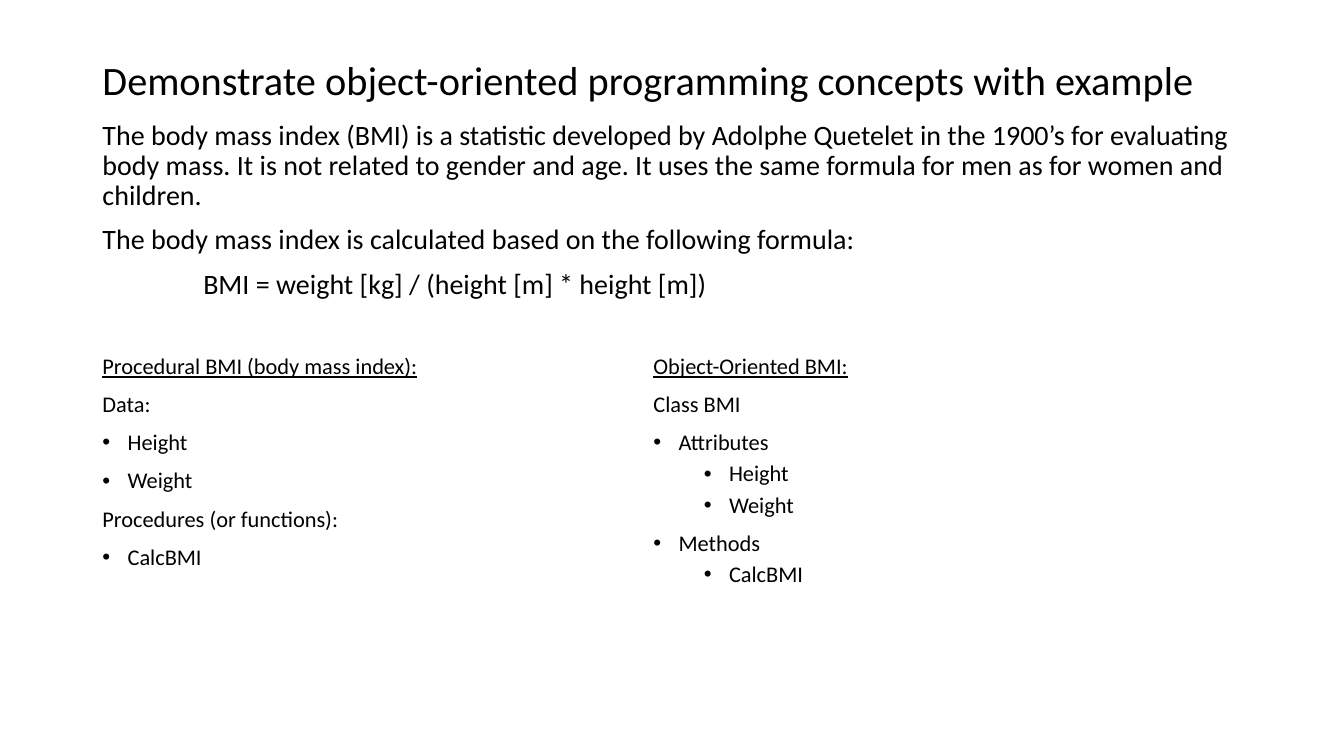
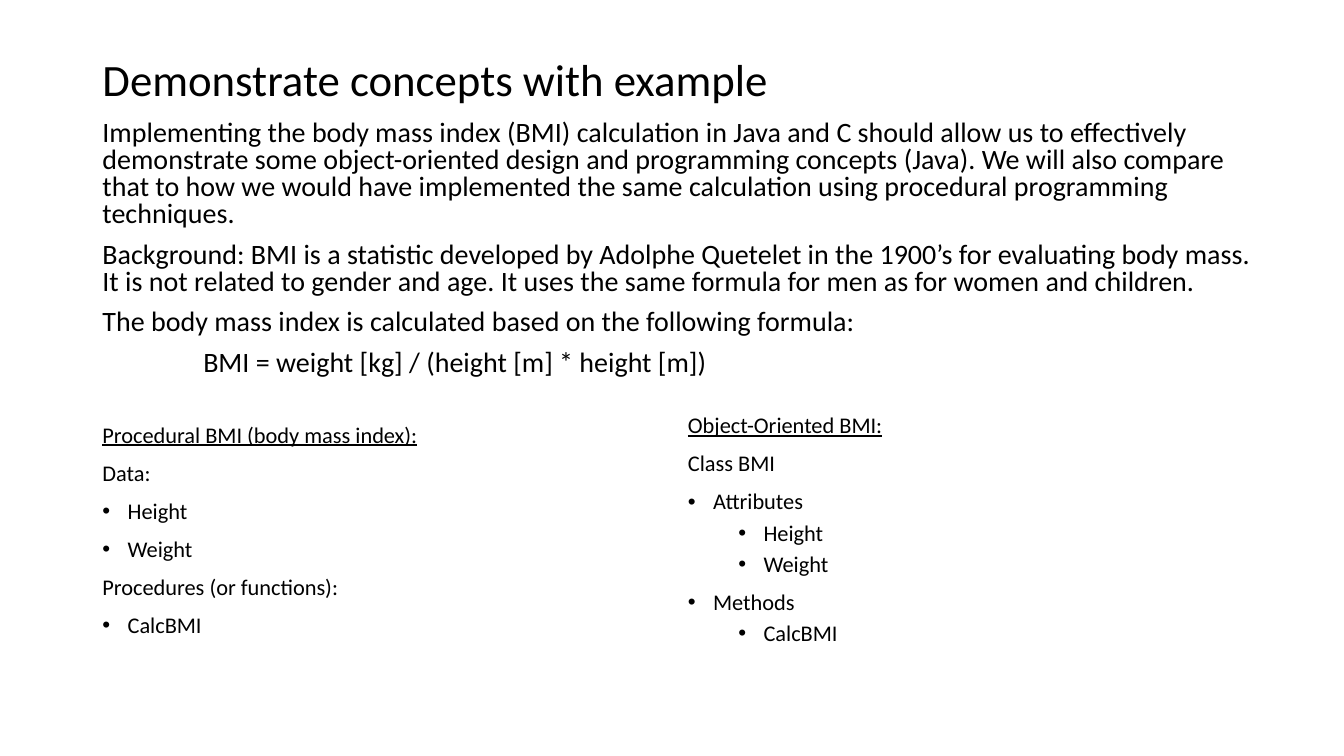
Before and after one commit to EricJPogue/www-epogue-info, a slide deck: slide 6 of CPSC-24500/Week01/2016SpringW01Slides.pptx (slide 5 before the commit). Drawn at 1344x756 pixels with LibreOffice and Linux fonts; fonts in the diff are those of the drawing. Boxes give left, top, right and bottom in pixels: in the first picture for what was removed or moved away, otherwise in the second. Text is boxed around its words. In the diff, an @@ line names an element or a change of style, - is before the commit and + after.

Commit message:
Update class artifacts.

```diff
--- a/CPSC-24500/Week01/2016SpringW01Slides.pptx
+++ b/CPSC-24500/Week01/2016SpringW01Slides.pptx
@@ title at [102,65,768,104]: text changed; size 28.8 to 32 pt @@
-Demonstrate object-oriented programming concepts with example
+Demonstrate concepts with example
@@ text at [102,121,1250,296]: text changed @@
-The body mass index (BMI) is a statistic developed by Adolphe Quetelet in the 1900’s for evaluating body mass. It is not related to gender and age. It uses the same formula for men as for women and children.
+Implementing the body mass index (BMI) calculation in Java and C should allow us to effectively demonstrate some object-oriented design and programming concepts (Java). We will also compare that to how we would have implemented the same calculation using procedural programming techniques.
+Background: BMI is a statistic developed by Adolphe Quetelet in the 1900’s for evaluating body mass. It is not related to gender and age. It uses the same formula for men as for women and children.
@@ text at [102,311,854,377]: line spacing 0.9 to 0.8 @@
@@ text "Procedural BMI (body mass index):": place and size @@
-text "Procedural BMI (body mass index):" at [102,358,417,565]
+text "Procedural BMI (body mass index):" at [102,427,417,633]
@@ text "Object-Oriented BMI:": place and size @@
-text "Object-Oriented BMI:" at [653,358,848,582]
+text "Object-Oriented BMI:" at [688,417,882,641]
```
Also in this commit, not shown: 16 other slides changed, 16 slides added, 2 slides removed, 5 other files.
